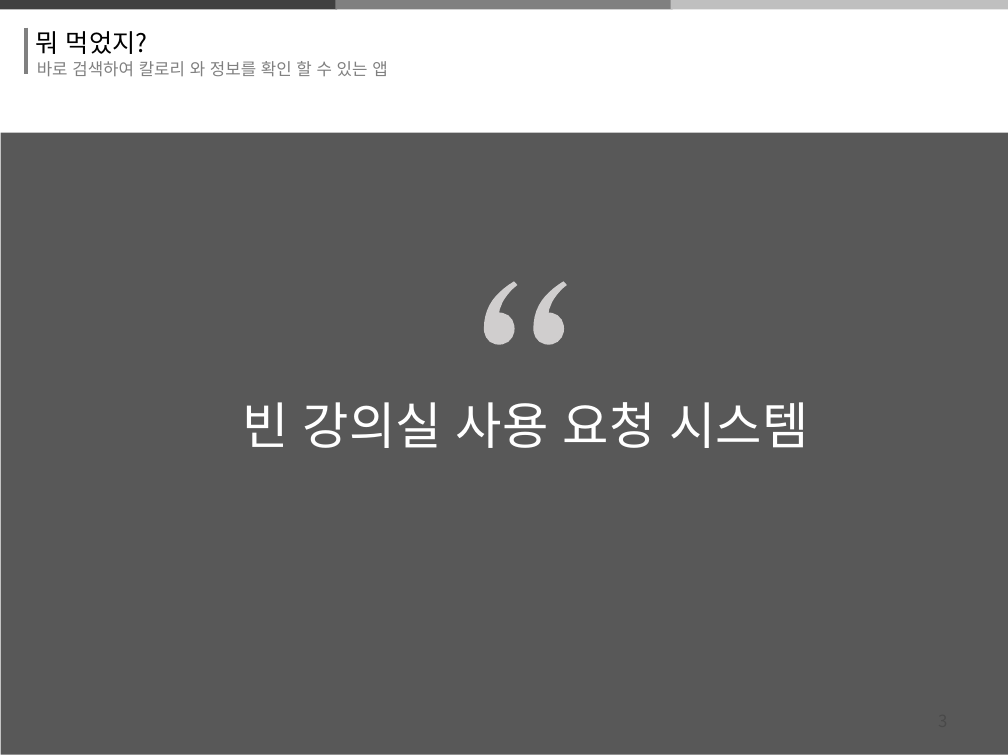
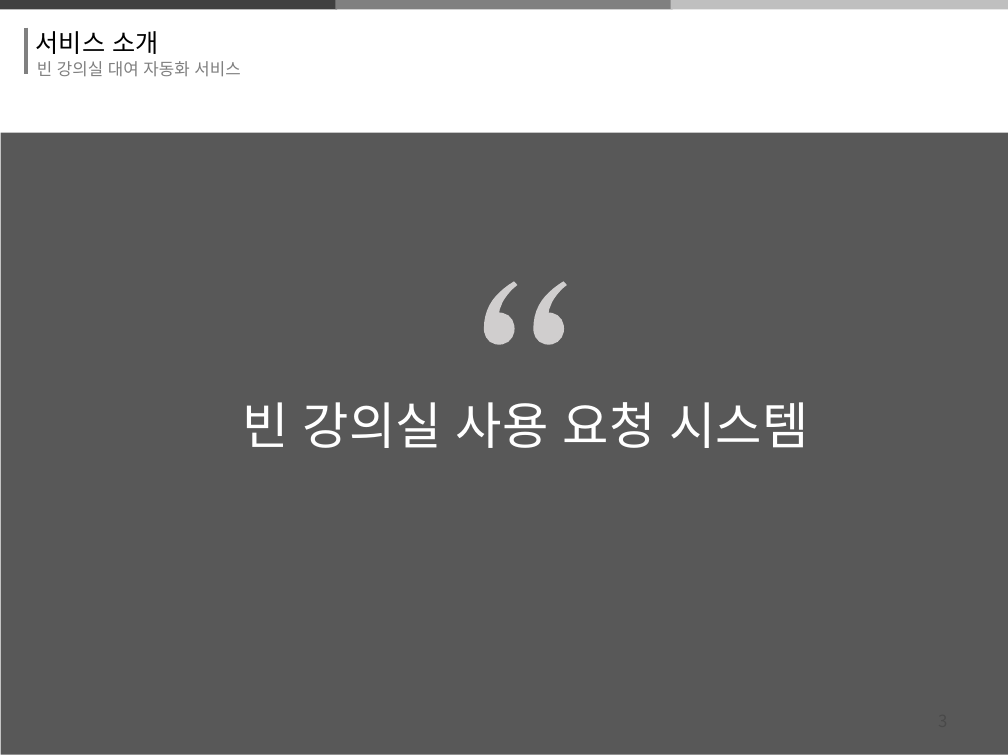
Before and after one commit to thrk941106/2018system_programming, a slide deck: slide 2 of 시프ppt 제작중.pptx. Drawn at 1008x756 pixels with LibreOffice and Linux fonts; fonts in the diff are those of the drawing; background and template pictures are left out. Boxes give left, top, right and bottom in pixels: in the first picture for what was removed or moved away, otherwise in the second. Text is boxed around its words. In the diff, an @@ line names an element or a change of style, - is before the commit and + after.

```diff
--- a/시프ppt 제작중.pptx
+++ b/시프ppt 제작중.pptx
@@ text at (36,31,158,54): text changed @@
-뭐 먹었지?
+서비스 소개
@@ text at (37,61,240,77): text changed @@
-바로 검색하여 칼로리 와 정보를 확인 할 수 있는 앱
+빈 강의실 대여 자동화 서비스
```
Also in this commit, not shown: 16 other slides changed, 4 slides added, 3 slides removed.
